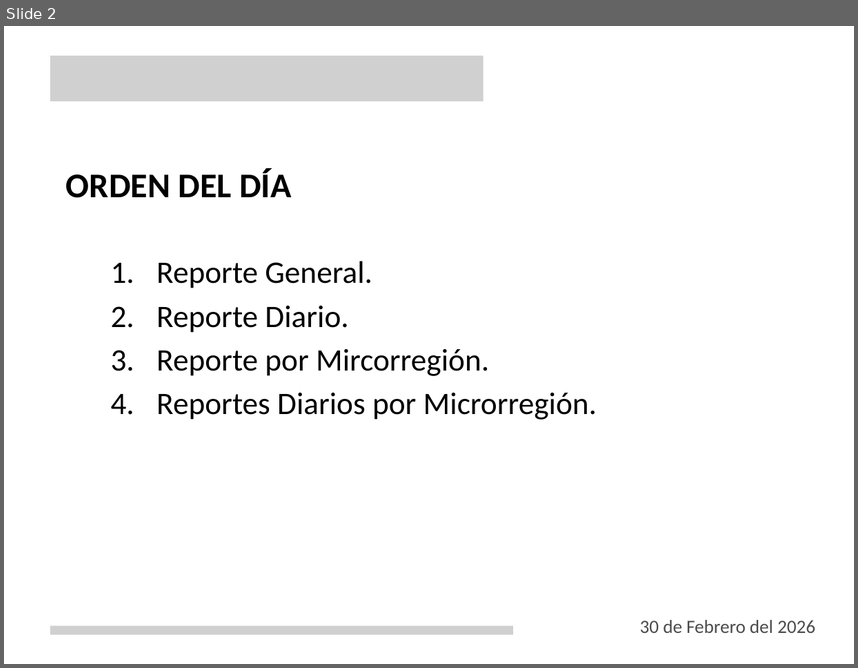
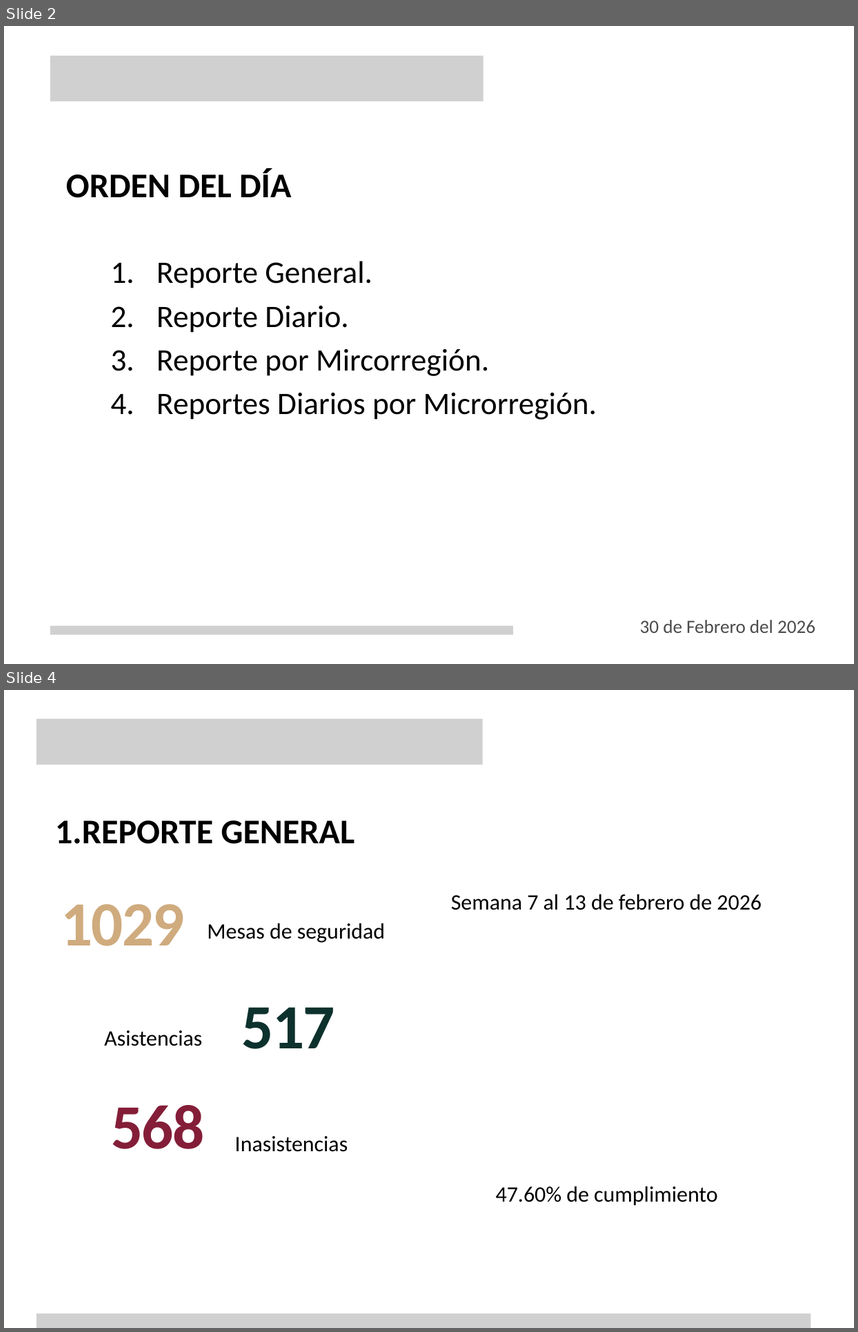
Before and after one commit to KevinRolcer/dgdg, a slide deck: storage/templates/Dgdg Mesas de paz.pptx. Shown one above the other, each under a label of ours: slide 2 before the commit, slides 2 and 4 after it; the slides between them are not shown. The pictures are 858x668 and 858x1332 pixels, drawn with LibreOffice and Linux fonts; fonts in the diff are those of the drawing; grey boxes stand for pictures; background and template pictures are left out. Boxes give left, top, right and bottom in pixels: in the first picture for what was removed or moved away, otherwise in the second. Text is boxed around its words. In the diff, an @@ line names an element or a change of style, - is before the commit and + after.

```diff
--- a/storage/templates/Dgdg Mesas de paz.pptx
+++ b/storage/templates/Dgdg Mesas de paz.pptx
@@ slide 4 added at [4, 690, 854, 1328], background picture (left out) @@
@@ picture added at [36, 719, 482, 765] @@
@@ text added at [55, 820, 355, 844], 44 pt, text #000000, bold @@
+1.REPORTE GENERAL
@@ text added at [451, 894, 762, 910], 28 pt, text #000000 @@
+Semana 7 al 13 de febrero de 2026
@@ text added at [61, 904, 185, 946], 80 pt, text #CFAB7E, bold @@
+1029
@@ text added at [207, 923, 385, 943], 28 pt, text #000000 @@
+Mesas de seguridad
@@ text added at [242, 1007, 335, 1049], 80 pt, text #0D312D, bold @@
+517
@@ text added at [104, 1030, 202, 1046], 28 pt, text #000000 @@
+Asistencias
@@ text added at [111, 1105, 204, 1149], 80 pt, text #841E38, bold @@
+568
@@ text added at [235, 1136, 348, 1152], 28 pt, text #000000 @@
+Inasistencias
@@ text added at [496, 1185, 717, 1205], 28 pt, text #000000 @@
+47.60% de cumplimiento
@@ picture added at [36, 1313, 811, 1328] @@
```
Also in this commit, not shown: 2 slides changed, 32 other slides added, 3 slides removed, 13 other files.
